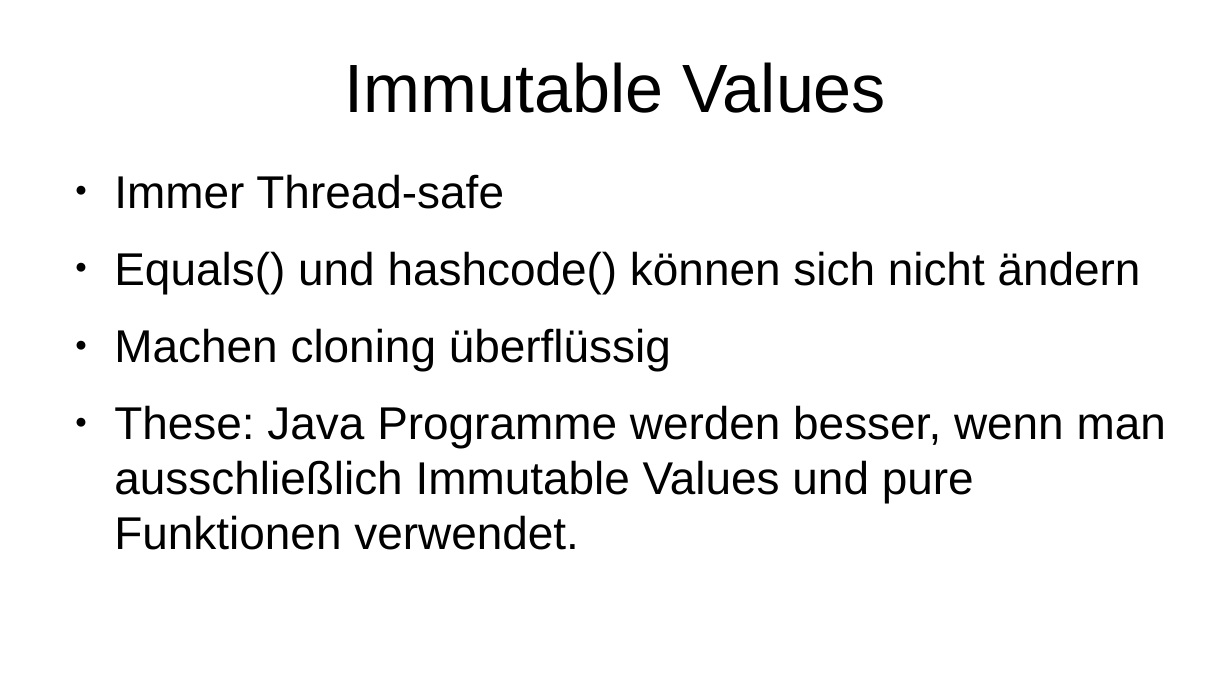
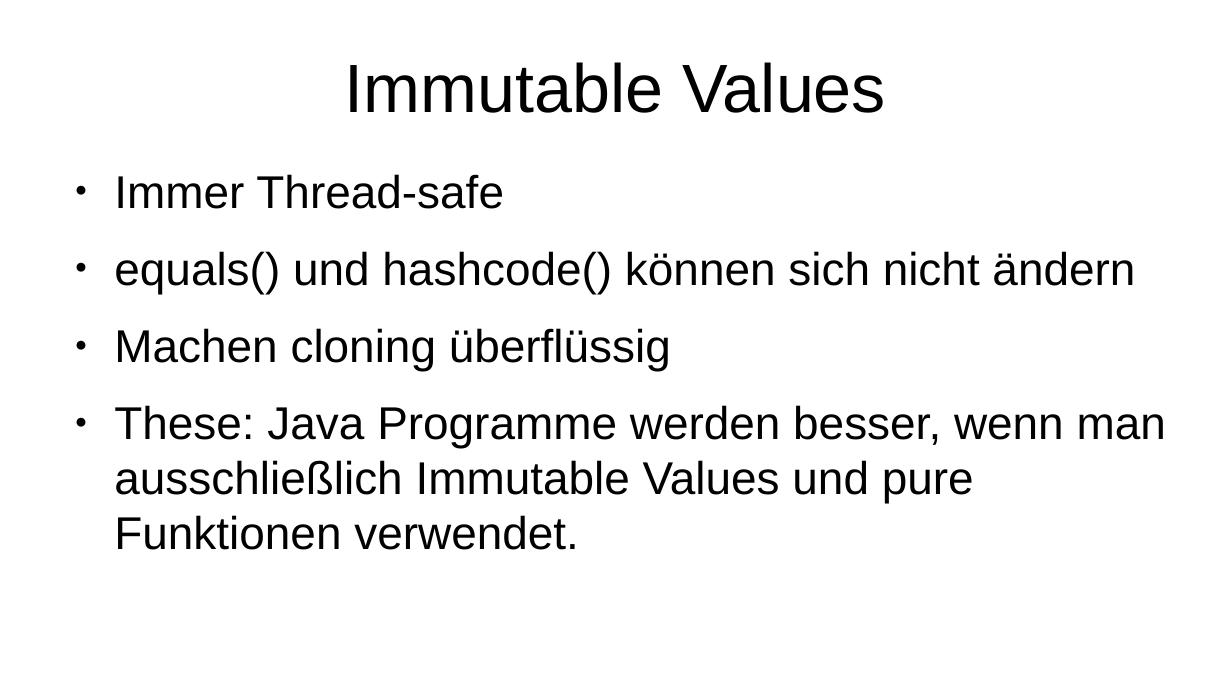
Before and after one commit to p3et/vavr-demo, a slide deck: slide 4 of coffee talk.odp. Drawn at 1232x693 pixels with LibreOffice and Linux fonts; fonts in the diff are those of the drawing. Boxes give left, top, right and bottom in pixels: in the first picture for what was removed or moved away, otherwise in the second. Text is boxed around its words. In the diff, an @@ line names an element or a change of style, - is before the commit and + after.

```diff
--- a/coffee talk.odp
+++ b/coffee talk.odp
@@ text at (114,251,1135,294): text changed @@
-● Equals() und hashcode() können sich nicht ändern
+● equals() und hashcode() können sich nicht ändern
```
Also in this commit, not shown: 2 other slides changed, 1 slide added, 1 other file.
